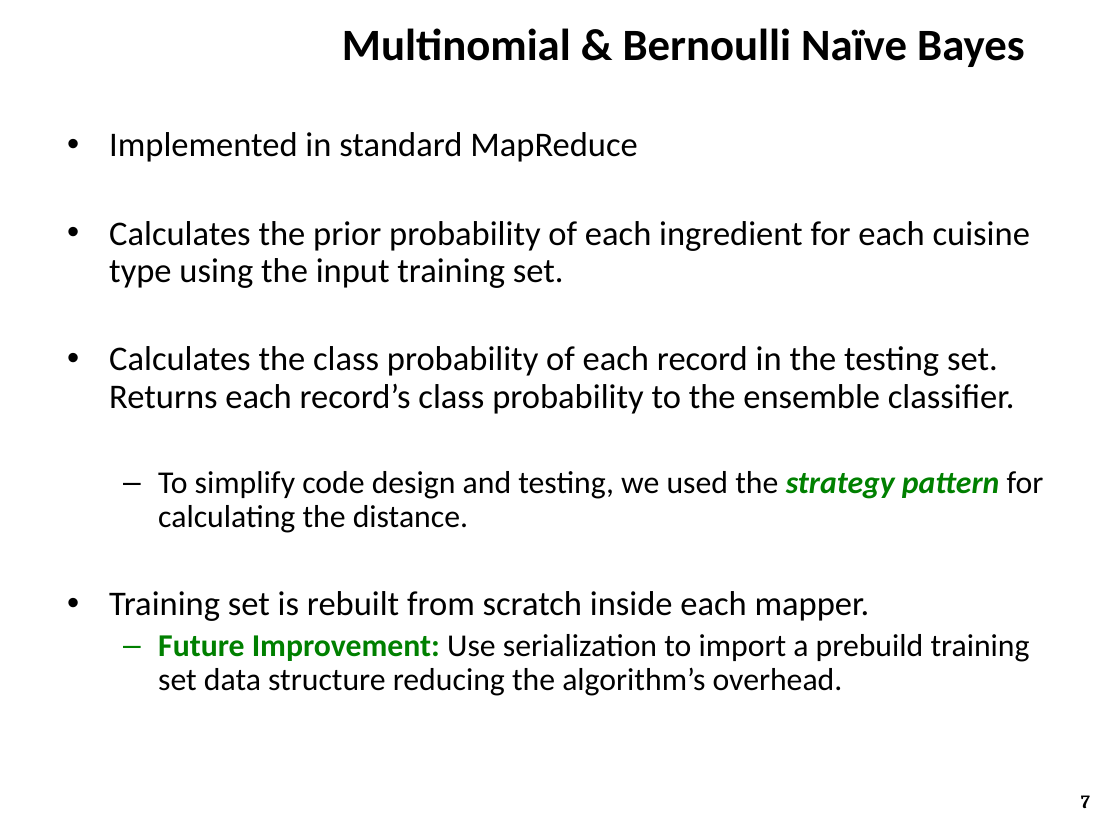
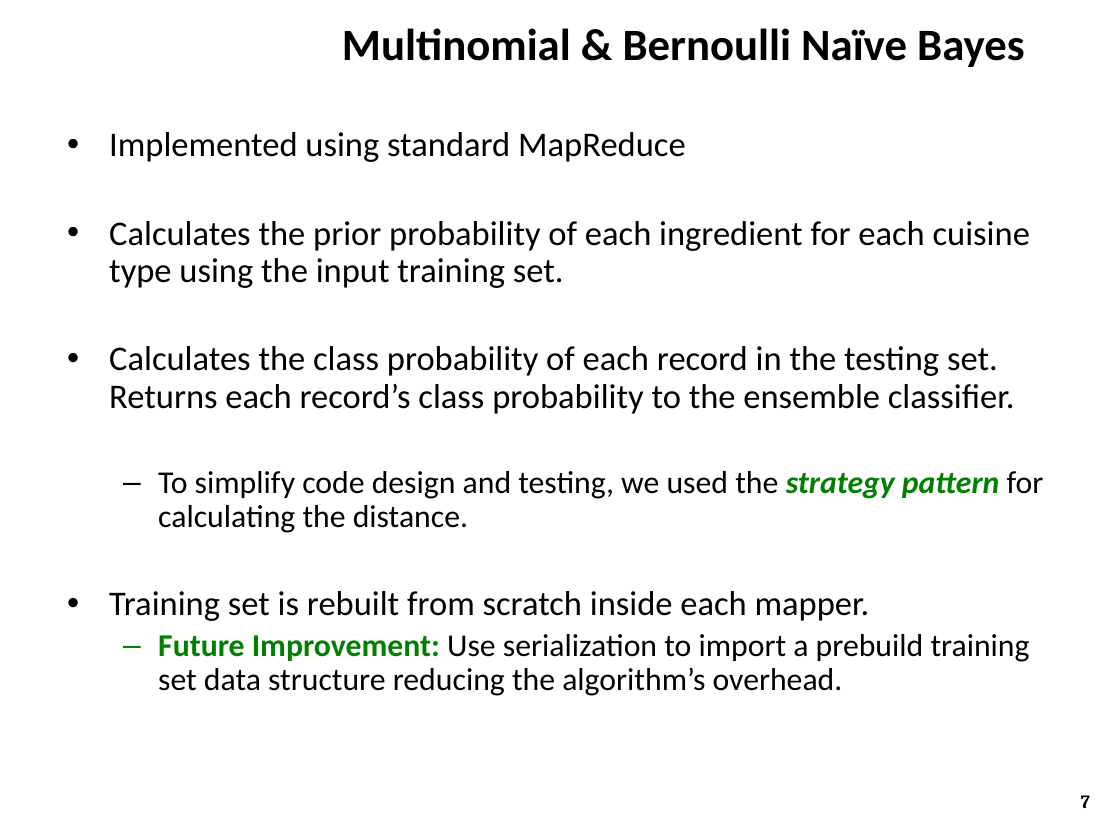
Before and after one commit to ZaydH/CS286_Project, a slide deck: slide 7 of Presentation/CS286 - Ensemble Classifier on AWS.pptx. Drawn at 1120x840 pixels with LibreOffice and Linux fonts; fonts in the diff are those of the drawing; background and template pictures are left out. Boxes give left, top, right and bottom in pixels: in the first picture for what was removed or moved away, otherwise in the second. Text is boxed around its words. In the diff, an @@ line names an element or a change of style, - is before the commit and + after.

```diff
--- a/Presentation/CS286 - Ensemble Classifier on AWS.pptx
+++ b/Presentation/CS286 - Ensemble Classifier on AWS.pptx
@@ text at <box>109,132,685,162</box>: text changed @@
-• Implemented in standard MapReduce
+• Implemented using standard MapReduce
```
Also in this commit, not shown: 5 other slides changed, 1 other file.
